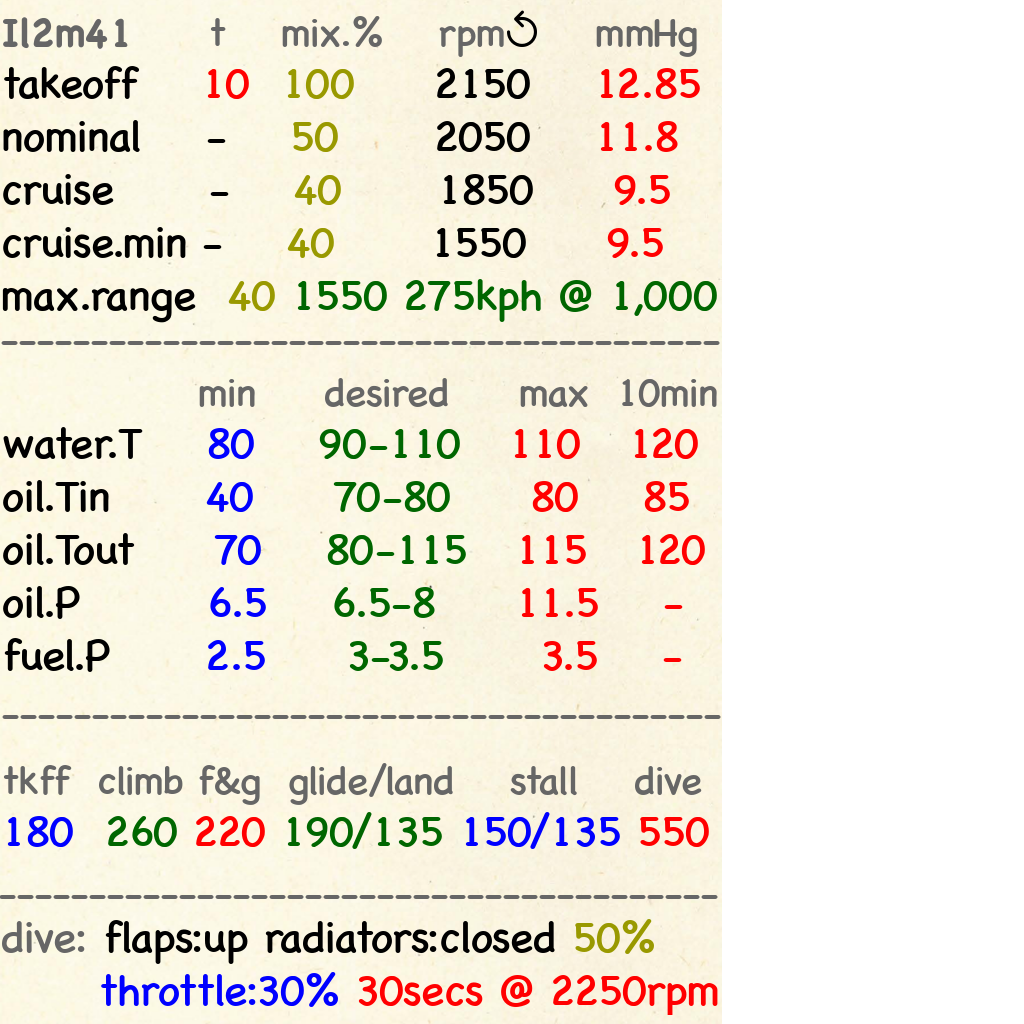
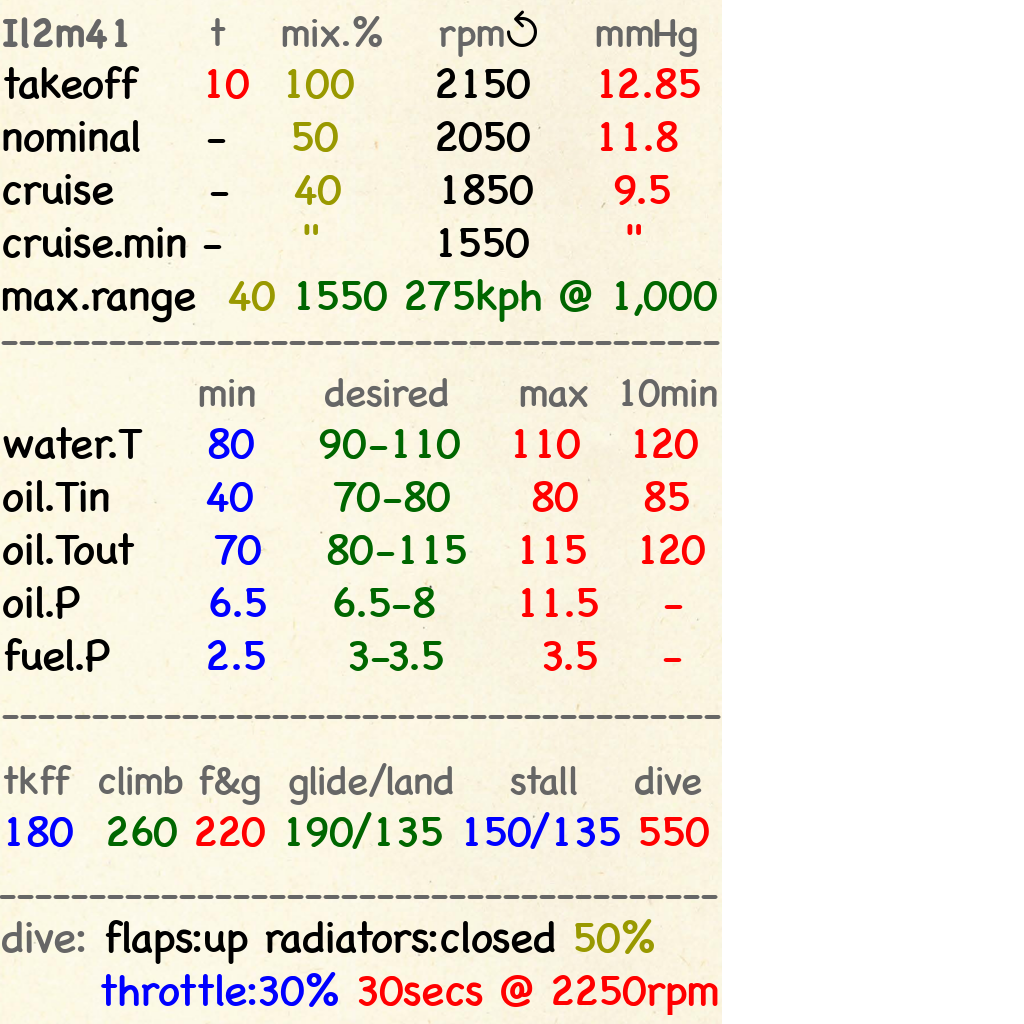
Layered file, before and after one edit (1024 x 1024). Changes by layer:
painted on "Il2m41 t mix.% rpm↺ ..." over [287, 224, 663, 258]
